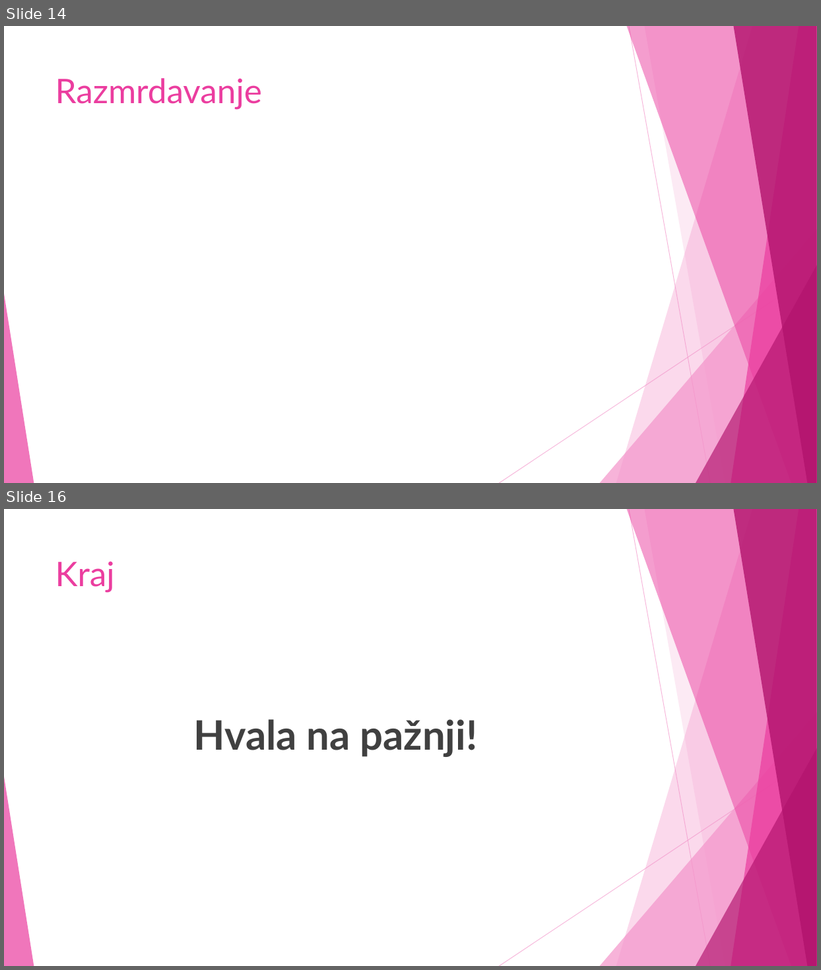
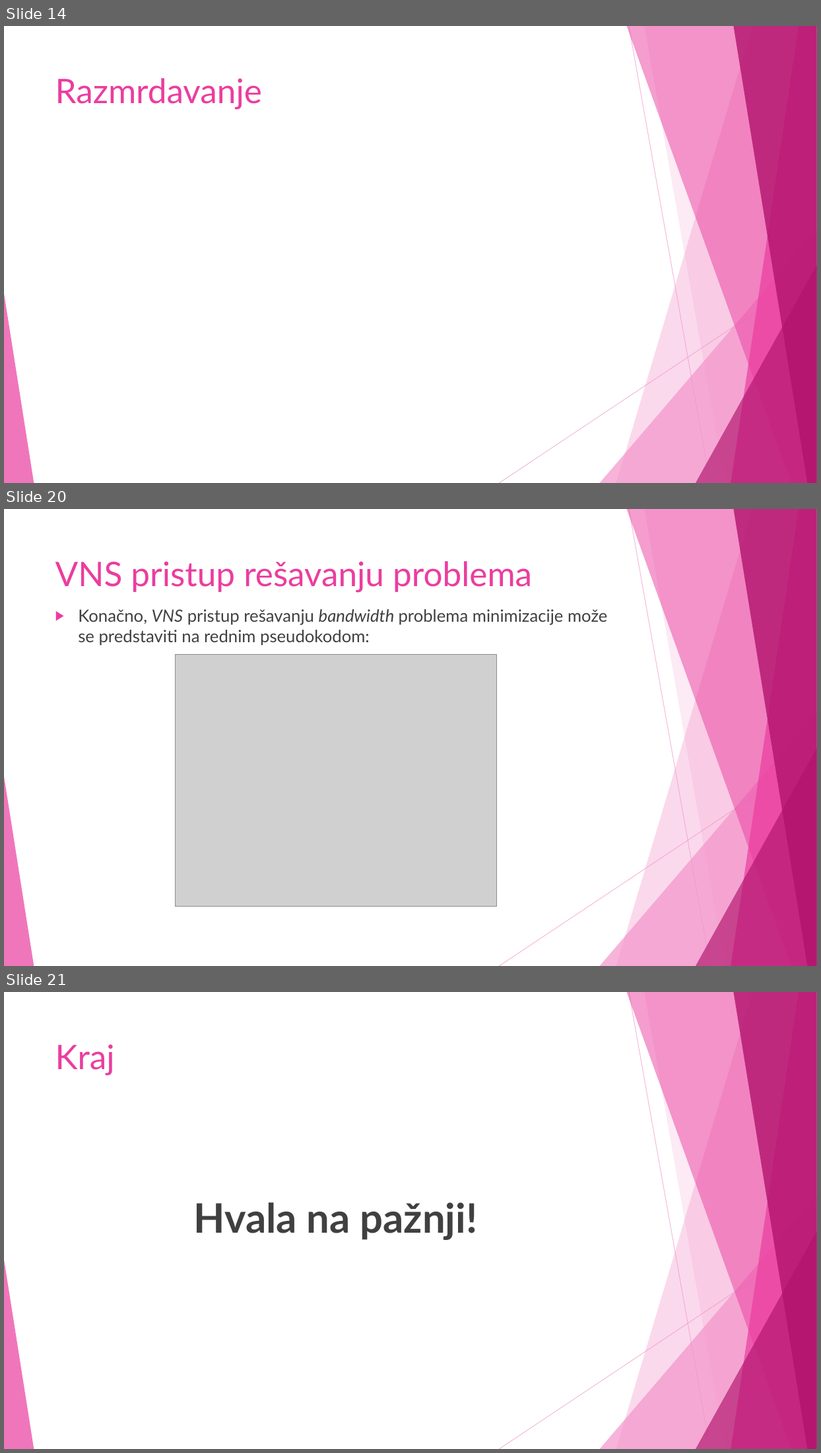
Before and after one commit to NevenaaNikolic/Bandwidth-minimization-problem, a slide deck: Presentation/BMP.ppsx. Shown one above the other, each under a label of ours: slides 14 and 16 before the commit, slides 14, 20 and 21 after it; the slides between them are not shown. The pictures are 821x970 and 821x1453 pixels, drawn with LibreOffice and Linux fonts; fonts in the diff are those of the drawing; grey boxes stand for pictures. Boxes give left, top, right and bottom in pixels: in the first picture for what was removed or moved away, otherwise in the second. Text is boxed around its words. In the diff, an @@ line names an element or a change of style, - is before the commit and + after.

```diff
--- a/Presentation/BMP.ppsx
+++ b/Presentation/BMP.ppsx
@@ slide 20 added at [4, 509, 817, 966], background #FFFFFF; not listed: 10 template elements that a slide beside it also shows @@
@@ title added at [55, 561, 532, 593], 40 pt, text #EB3D9F @@
+VNS pristup rešavanju problema
@@ text added at [78, 609, 607, 646], 20 pt, text #404040 @@
+▶ Konačno, VNS pristup rešavanju bandwidth problema minimizacije može se predstaviti na rednim pseudokodom:
@@ picture added at [176, 655, 497, 907] @@
@@ what was slide 16 is now slide 21 @@
```
Also in this commit, not shown: 2 slides changed, 4 other slides added.
